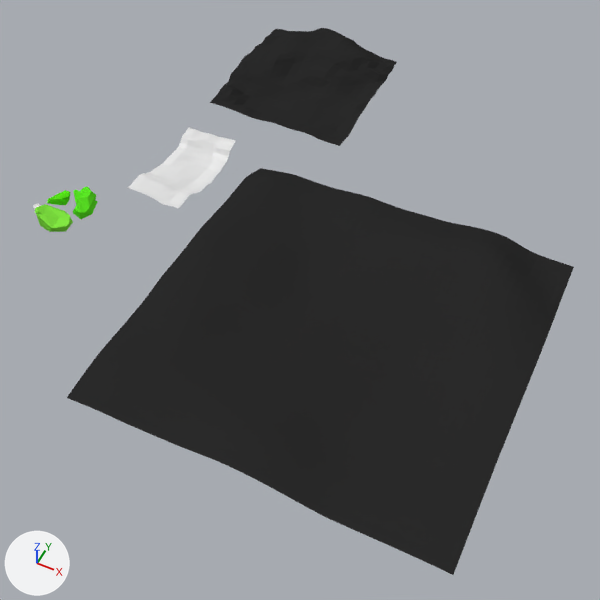
Renders of the Blender file kust1.blend from each side of a commit.
The view is the same before and after, from a 50 mm camera at (33.3, -38.0, 41.5) aimed at (15.3, -2.0, -3.6). The lights are fixed; the arrows at lower left show +X, +Y and +Z.
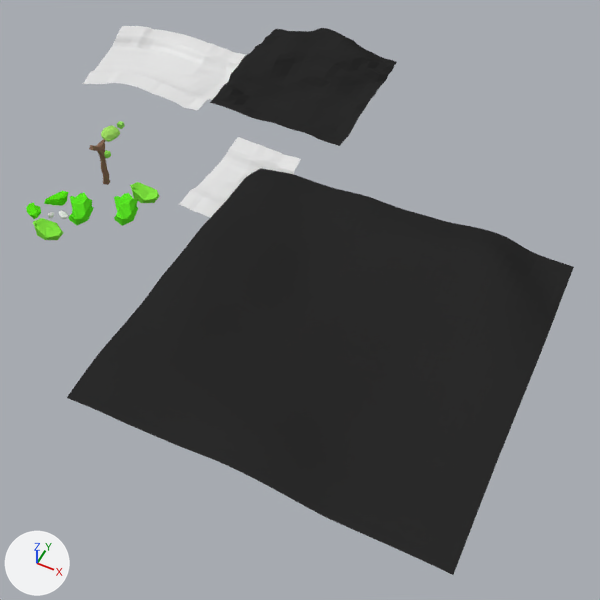
Diff of the bpy script that builds the scene:
```diff
--- a/kust1.blend.py
+++ b/kust1.blend.py
@@ me_plane @@
-me_plane.from_pydata(...)  # 160 vertices, 133 faces; spans x -1.55..3.13, y -5.68..2.88, z -0.69..0.65
+me_plane.from_pydata(...)  # 210 vertices, 180 faces; spans x -2.82..3.13, y -5.68..3.15, z -0.69..0.79
+# me_plane part 1: 7 vertices moved from x -1.2..0.06, y -1.44..2.5, z -0.27..0.63 to x -1.29..0.06, y -1.44..2.63, z -0.13..0.63; 1 vertex removed from x -1.15, y 2.43, z 0.63; 51 vertices added at x -2.82..2.91, y -5.68..3.15, z -0.11..0.79
+# me_plane part 2: 4 vertices moved from x -0.26..0.16, y -5.68..-4.04, z 0.24..0.34 to x -0.1..0.0, y -5.68..-4.04, z 0.24..0.34
+me_plane.materials.append(mat_material_009)  # white #e7e7e7
@@ ob_cube_003 @@
 ob_cube_003 = bpy.data.objects.new('Cube.003', me_cube_001)
-ob_cube_003.location = (-3.34, -4.17, 0.55)
+ob_cube_003.location = (-3.49, -4.27, 0.55)
 ob_cube_003.scale = (1.3, 1.3, 1.3)
@@ ob_plane @@
 ob_plane = bpy.data.objects.new('Plane', me_plane)
-ob_plane.location = (2.14, 4.32, 0.56)
+ob_plane.location = (7.76, 4.32, 0.56)
@@ ob_cube_002 @@
 ob_cube_002 = bpy.data.objects.new('Cube.002', me_cube_003)
-ob_cube_002.location = (-1.12, -4.7, 1.16)
+ob_cube_002.location = (1.91, -3.87, 1.1)
 ob_cube_002.rotation_euler = (0.0, 0.0, -0.869)  # degrees (0, 0, -50)
@@ ob_cube @@
 ob_cube = bpy.data.objects.new('Cube', me_cube)
-ob_cube.location = (-2.13, -6.48, 1.04)
+ob_cube.location = (1.9, -0.96, 0.71)
 ob_cube.rotation_euler = (0.0, 0.0, 0.269)  # degrees (0, 0, 15)
-ob_cube.scale = (1.0, 1.0, 0.8)
+ob_cube.scale = (0.8, 0.8, 0.64)
@@ ob_cube_005 @@
+ob_cube_005 = bpy.data.objects.new('Cube.005', me_cube_005)  # 32 vertices, 53 faces; spans x -0.435..0.528, y -0.662..0.398, z -0.31..0.376; in mat_material_006 (green #5ae71b)
+ob_cube_005.location = (-4.34, -6.29, 0.55)
+ob_cube_005.rotation_euler = (0.0, 0.0, 1.629)  # degrees (0, 0, 93)
+ob_cube_005.scale = (1.32, 1.26, 1.32)
@@ ob_plane_001 @@
+ob_plane_001 = bpy.data.objects.new('Plane.001', me_plane_001)  # 420 vertices, 380 faces; spans x -8.86..3.13, y -7.51..3.15, z -0.69..1.36
+ob_plane_001.location = (-3.14, 15.59, 0.27)
@@ ob_cube_006 @@
+ob_cube_006 = bpy.data.objects.new('Cube.006', me_cube_006)  # 34 vertices, 54 faces; spans x -2.59..0.92, y -0.82..1.75, z -1.07..0.54; in mat_material_007 (green #5de726)
+ob_cube_006.location = (-1.05, -5.3, 1.08)
+ob_cube_006.rotation_euler = (0.0, 0.0, -0.869)  # degrees (0, 0, -50)
+ob_cube_006.scale = (0.763, 0.721, 0.823)
@@ ob_cube_004 @@
+ob_cube_004 = bpy.data.objects.new('Cube.004', me_cube_004)  # 27 vertices, 43 faces; spans x -1.47..1.39, y -1.03..1.4, z -1.0..0.8; in mat_material_005 (green #83e743)
+ob_cube_004.location = (-2.23, -7.17, 0.48)
+ob_cube_004.rotation_euler = (0.0, 0.0, 0.269)  # degrees (0, 0, 15)
+ob_cube_004.scale = (0.8, 0.8, 0.64)
@@ ob_cube_008 @@
+ob_cube_008 = bpy.data.objects.new('Cube.008', me_cube_011)  # 183 vertices, 202 faces, 1 loose edge; spans x -0.33..0.31, y -1.04..1.24, z -0.19..3.92; in mat_material_008 (brown #8b6d59)
+ob_cube_008.location = (-1.77, -0.62, 0.15)
@@ ob_b @@
+ob_b = bpy.data.objects.new('b', me_cube_012)  # a box spanning x -0.19..0.19, y -0.19..0.19, z -0.19..0.19; in mat_material_010 (green #97e065)
+ob_b.location = (-1.64, 1.89, 3.71)
@@ ob_icosphere @@
+ob_icosphere = bpy.data.objects.new('Icosphere', me_icosphere)  # 50 vertices, 96 faces; spans x -0.371..0.371, y -0.405..0.296, z -0.345..0.319; in mat_material_011 (green #a8e769)
+ob_icosphere.location = (-1.69, 0.68, 3.82)
+ob_icosphere.scale = (1.73, 2.01, 1.51)
@@ ob_icosphere_001 @@
+ob_icosphere_001 = bpy.data.objects.new('Icosphere.001', me_icosphere_002)  # 42 vertices, 80 faces; spans x -0.19..0.19, y -0.211..0.215, z -0.182..0.159; in mat_material_012 (green #96e75c)
+ob_icosphere_001.location = (-1.97, 0.01, 2.18)
+ob_icosphere_001.rotation_euler = (-0.191, 0.0523, 0.0284)  # degrees (-11, 3, 1.6)
+ob_icosphere_001.scale = (1.92, 1.77, 1.69)
```

Changed parts and their boxes [x1, y1, x2, y2] in the pictures (600 x 600 px; the box of a moved part takes in the faces that stretch with it):
'Plane.001', added: after [83, 26, 246, 110]
'Plane', reshaped, moved: before [127, 127, 235, 208]; after [179, 137, 301, 218]
'Cube', moved, rescaled (23% narrower, 24% shorter): before [35, 204, 73, 232]; after [130, 182, 159, 203]
'Cube.002', moved: before [73, 187, 98, 219]; after [114, 193, 138, 226]
'Cube.006', added (green): after [69, 193, 94, 225]
'Cube.004', added (green): after [33, 218, 64, 240]
'Cube.008', added: after [89, 139, 110, 185]
'Cube.003', moved: before [47, 190, 71, 205]; after [44, 191, 68, 206]
'Icosphere', added: after [101, 125, 120, 142]
'Cube.005', added: after [26, 203, 41, 219]
'b', added: after [117, 121, 125, 129]
'Icosphere.001', added: after [104, 150, 111, 158]
part 1 of me_plane, built on: before [158, 127, 210, 169]; after [179, 137, 301, 210]
part 2 of me_plane, moved or reshaped: before [135, 176, 169, 199]; after [200, 198, 224, 218]
